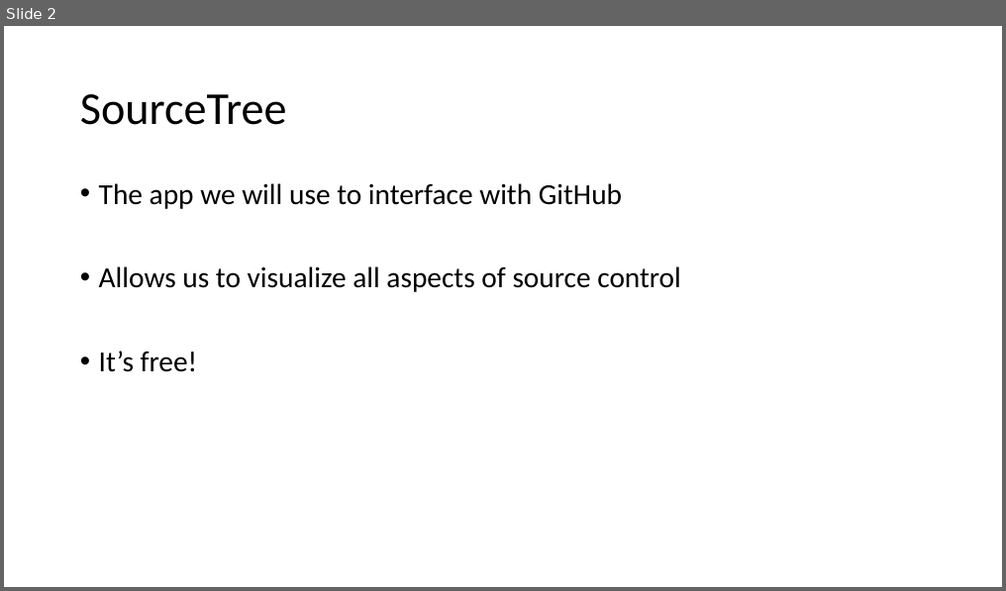
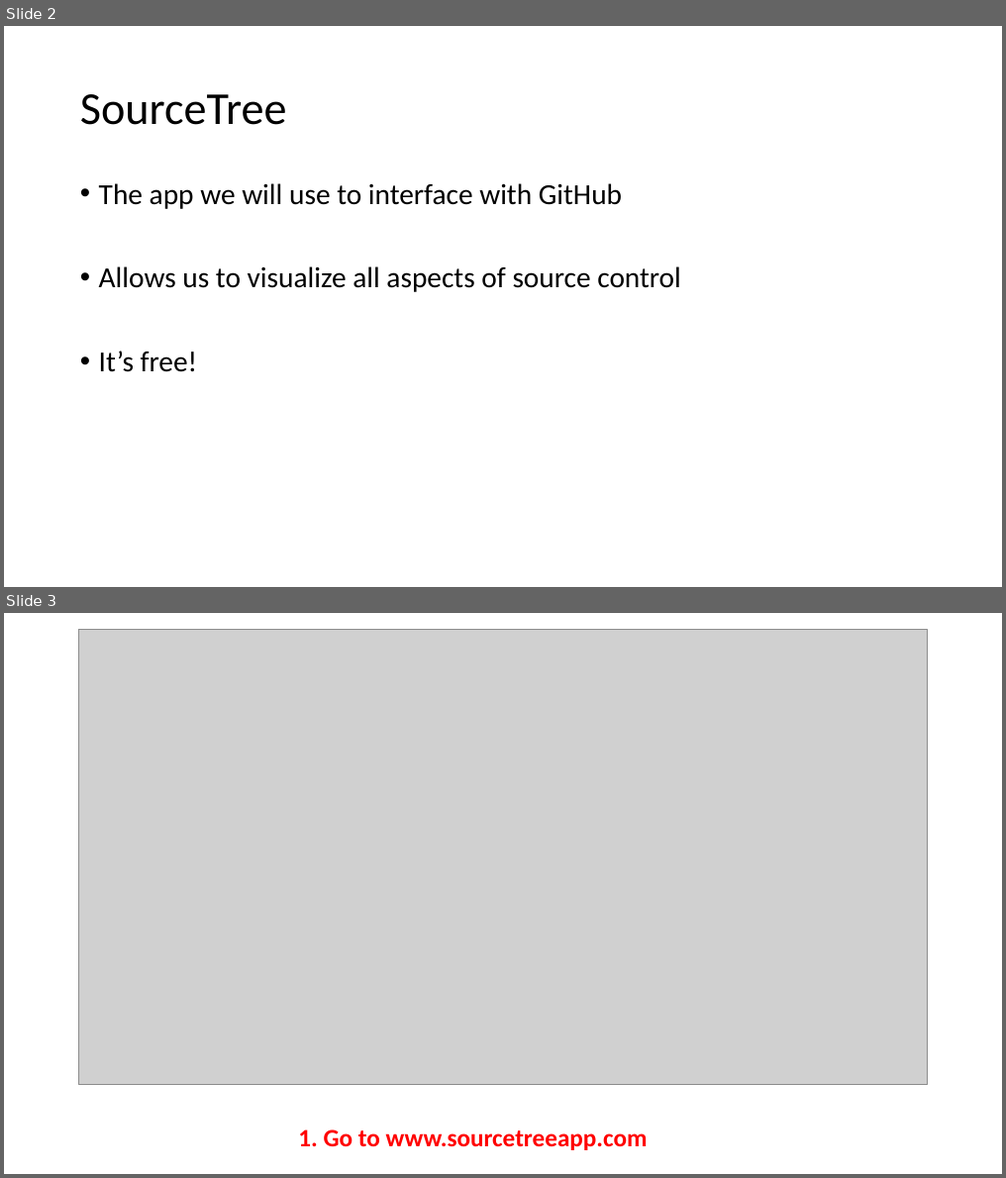
Before and after one commit to gbrunner/programming-for-gis-and-rs, a slide deck: SourceTree Install Instructions.pptx. Shown one above the other, each under a label of ours: slide 2 before the commit, slides 2 and 3 after it. The pictures are 1006x591 and 1006x1178 pixels, drawn with LibreOffice and Linux fonts; fonts in the diff are those of the drawing; grey boxes stand for pictures. Boxes give left, top, right and bottom in pixels: in the first picture for what was removed or moved away, otherwise in the second. Text is boxed around its words. In the diff, an @@ line names an element or a change of style, - is before the commit and + after.

Commit message:
checking in SourceTree installation instsructions

```diff
--- a/SourceTree Install Instructions.pptx
+++ b/SourceTree Install Instructions.pptx
@@ slide 3 added at (4, 613, 1002, 1174), background #FFFFFF @@
@@ picture added at (78, 630, 927, 1085) @@
@@ text added at (298, 1130, 648, 1151), 24 pt, text #FF0000, bold @@
+1. Go to www.sourcetreeapp.com
```
Also in this commit, not shown: 1 slide changed, 13 other slides added, 15 slides removed.
